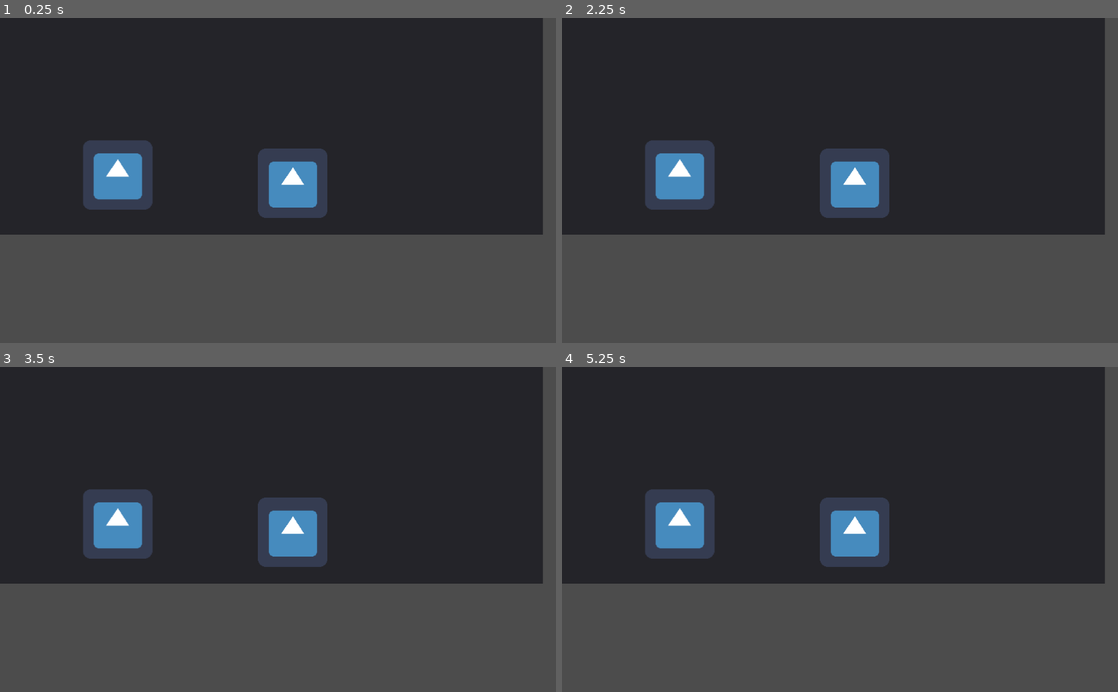
Above: before the commit, frames 1-4 (two rows, left to right).
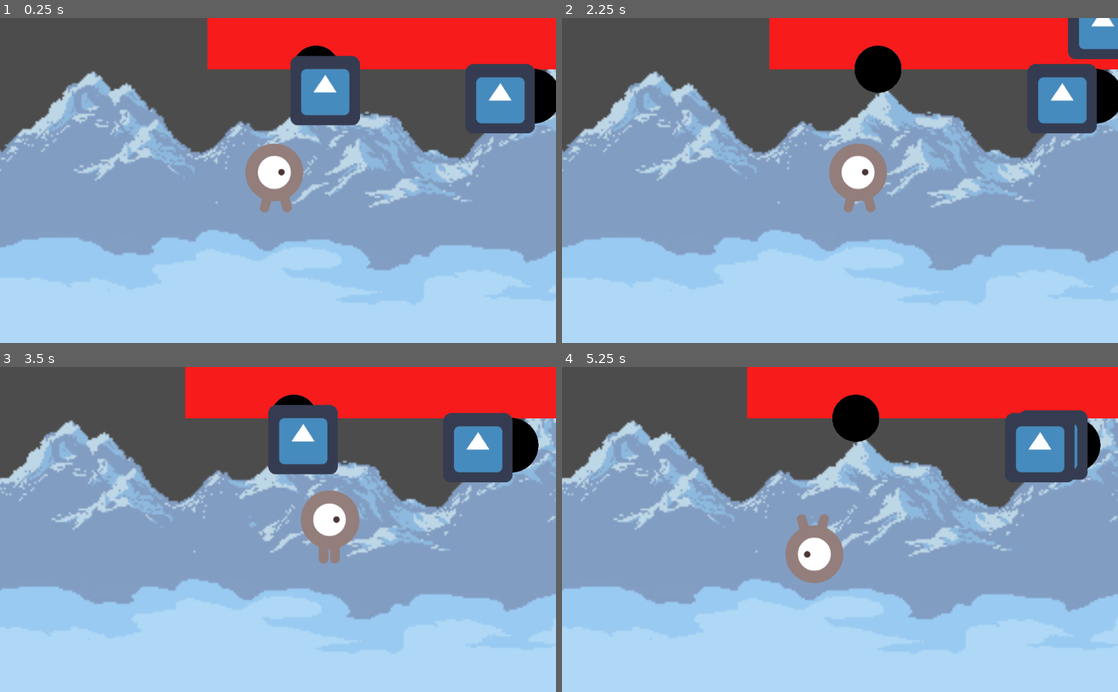
Above: after the commit, the same moments.

Repository: Gad3lan/GGJ2020
Game: Godot game, scene res://generalScene.tscn
Same seed, same stepped clock (60 frames per second), same inputs: the game is played once before the commit and once after it. This scene is started directly instead of the project's main scene. The engine's default icon, where the game draws it, is replaced by a stand-in: a white triangle on a blue panel in a dark square.
Inputs (mouse positions are in pixels of both pictures, inside the frame that each line leads up to):
- Up to frame 1 (0.25 s): no input
- Up to frame 2 (2.25 s): tap Enter at 0.5, 2 s; drag from (856, 183) to (678, 174) at 0.52 s; tap Space at 1.25 s; drag from (678, 174) to (856, 183) at 1.27 s; move the mouse to (895, 109) at 2.02 s; hold Right (ui_right) from 2.03 s (still down); click (895, 109) at 2.17 s
- Up to frame 3 (3.5 s): release Right (ui_right) at 2.75 s; drag from (250, 594) to (116, 523) at 2.77 s
- Up to frame 4 (5.25 s): tap Space at 3.5 s; move the mouse to (1006, 578) at 3.52 s; hold Left (ui_left) 3.53-4.25 s; click (1006, 578) at 3.67 s; drag from (673, 480) to (856, 532) at 4.27 s; tap Enter at 5 s; move the mouse to (867, 529) at 5.02 s; hold Down (ui_down) from 5.03 s (still down); click (867, 529) at 5.17 s

The runs differ from the first frame. In frame 1, 100% of the frame differs, in the area x 0-100%, y 0-100%; in frame 2, 100%; in frame 3, 100%; in frame 4, 100%.

Commit message:
going to help alan

Diff:
--- a/TestClick.tscn
+++ b/TestClick.tscn
@@ -17,7 +17,6 @@
 z_index = 1
 script = ExtResource( 2 )
 dest = Vector2( 600, 300 )
-tolerance = 50.0
 
 [node name="Sprite" type="Sprite" parent="Node/Area2D"]
 texture = ExtResource( 1 )
@@ -37,7 +36,6 @@
 position = Vector2( 216.549, 289.896 )
 script = ExtResource( 2 )
 dest = Vector2( 200, 250 )
-tolerance = 50.0
 
 [node name="Sprite" type="Sprite" parent="Node2/Area2D"]
 texture = ExtResource( 1 )
--- a/generalScene.tscn
+++ b/generalScene.tscn
@@ -1,8 +1,9 @@
-[gd_scene load_steps=4 format=2]
+[gd_scene load_steps=5 format=2]
 
 [ext_resource path="res://environment.tscn" type="PackedScene" id=1]
 [ext_resource path="res://environmentItemInteraction.gd" type="Script" id=2]
 [ext_resource path="res://inventory.tscn" type="PackedScene" id=3]
+[ext_resource path="res://Node2D.tscn" type="PackedScene" id=4]
 
 [node name="Node2D" type="Node2D"]
 script = ExtResource( 2 )
@@ -10,3 +11,5 @@
 [node name="Inventory" parent="." instance=ExtResource( 3 )]
 
 [node name="Environment" parent="." instance=ExtResource( 1 )]
+
+[node name="EnvironmentAlex" parent="." instance=ExtResource( 4 )]
--- a/inventory.gd
+++ b/inventory.gd
@@ -5,31 +5,31 @@
 class_name Inventory
 
 const ItemVirtualClass = preload("item.gd")
-
-var item = null
+var itemVirtualObject
+var itemScene = null
 
 func addItemScene(itemName):
 	var itemScene = load("res://"+itemName+".tscn")
-	item = itemScene.instance()
-	call_deferred("add_child",item)
+	itemScene = itemScene.instance()
+	call_deferred("add_child",itemScene)
 
 
 
 func setItem(itemToSet):
 	print("hey")
-	item = itemToSet
-	print(item)
-	addItemScene(item._to_string())
+	itemVirtualObject = itemToSet
+	print(itemVirtualObject)
+	addItemScene(itemVirtualObject._to_string())
 
 
 	pass
 
 func isItemRepaired():
-	return item.isRepaired()
+	return itemScene.isRepaired()
 
 
 func hasItem():
-	return false
+	return itemScene==null
 # Called when the node enters the scene tree for the first time.
 func _ready():
 
--- a/inventory.tscn
+++ b/inventory.tscn
@@ -5,9 +5,14 @@
 [node name="Node2D" type="Node2D"]
 script = ExtResource( 1 )
 
-[node name="Panel" type="Panel" parent="."]
-margin_right = 1000.0
-margin_bottom = 400.0
+[node name="Node2D" type="Node2D" parent="."]
+z_index = -2
+
+[node name="ColorRect" type="ColorRect" parent="Node2D"]
+margin_right = 1024.0
+margin_bottom = 251.0
+mouse_filter = 2
+color = Color( 0.972549, 0.109804, 0.109804, 1 )
 __meta__ = {
 "_edit_use_anchors_": false
 }
